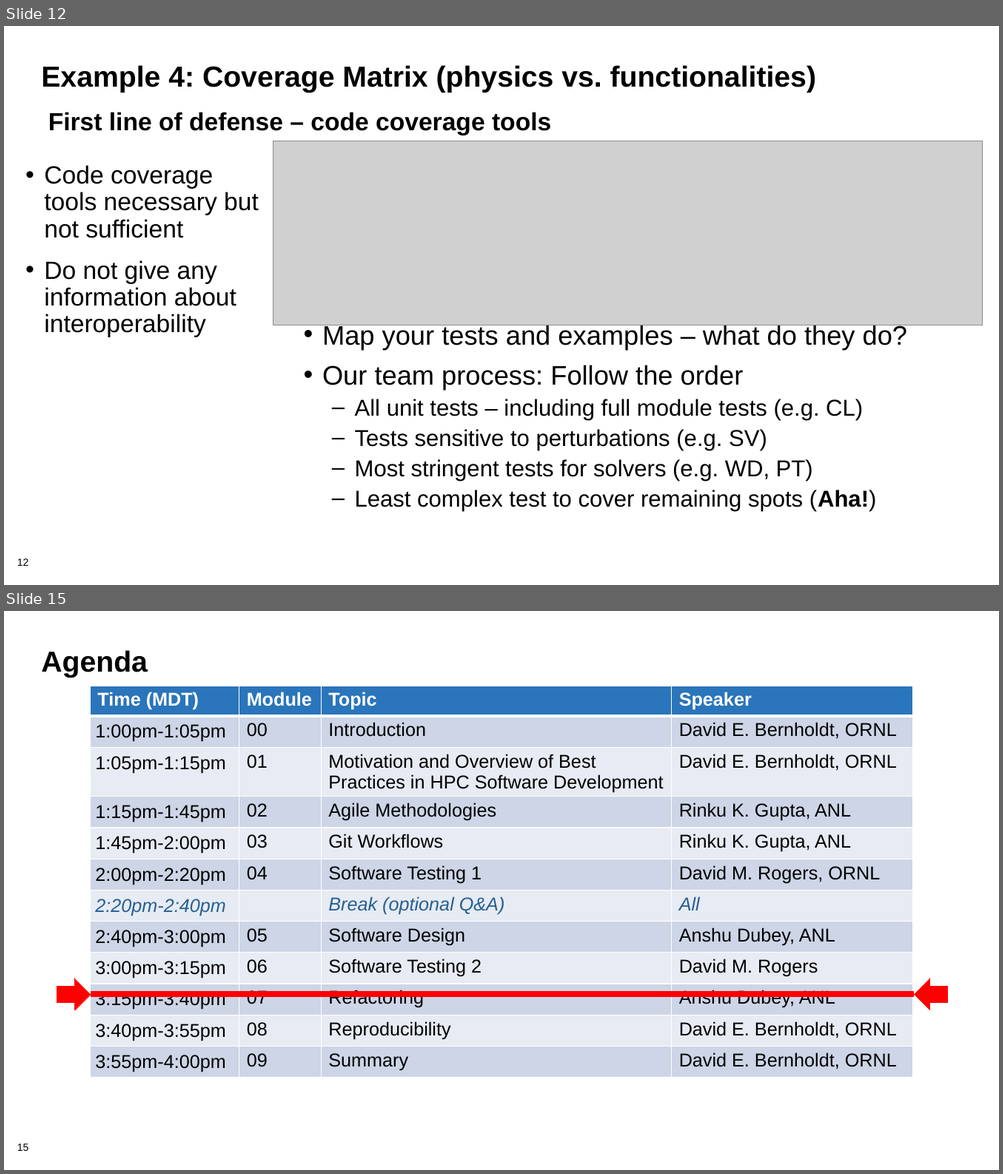
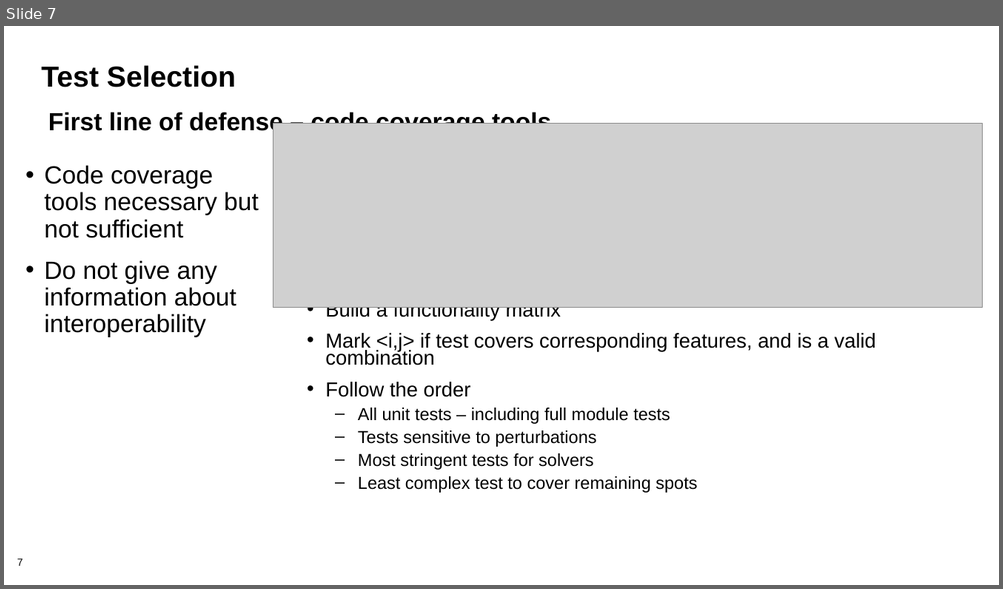
Before and after one commit to bssw-tutorial/presentations, a slide deck: final-presentations/2021-04-12-ecpam/03-testing2.pptx. Shown one above the other, each under a label of ours: slides 12 and 15 before the commit, slide 7 after it; the slides between them are not shown. The pictures are 1003x1174 and 1003x589 pixels, drawn with LibreOffice and Linux fonts; fonts in the diff are those of the drawing; grey boxes stand for pictures; background and template pictures are left out. Boxes give left, top, right and bottom in pixels: in the first picture for what was removed or moved away, otherwise in the second. Text is boxed around its words. In the diff, an @@ line names an element or a change of style, - is before the commit and + after.

```diff
--- a/final-presentations/2021-04-12-ecpam/03-testing2.pptx
+++ b/final-presentations/2021-04-12-ecpam/03-testing2.pptx
@@ slide 15 removed at [4,611,999,1170], background #FFFFFF; not listed: 1 template element that a slide beside it also shows @@
@@ title removed at [41,650,148,678] @@
-Agenda
@@ table removed at [90,686,913,1095], 12 rows, 4 columns @@
-Time (MDT) | Module | Topic | Speaker
-1:00pm-1:05pm | 00 | Introduction | David E. Bernholdt, ORNL
-1:05pm-1:15pm | 01 | Motivation and Overview of Best Practices in HPC Software Development | David E. Bernholdt, ORNL
-1:15pm-1:45pm | 02 | Agile Methodologies | Rinku K. Gupta, ANL
-1:45pm-2:00pm | 03 | Git Workflows | Rinku K. Gupta, ANL
-2:00pm-2:20pm | 04 | Software Testing 1 | David M. Rogers, ORNL
-2:20pm-2:40pm |  | Break (optional Q&A) | All
-2:40pm-3:00pm | 05 | Software Design | Anshu Dubey, ANL
-3:00pm-3:15pm | 06 | Software Testing 2 | David M. Rogers
-3:15pm-3:40pm | 07 | Refactoring | Anshu Dubey, ANL
-3:40pm-3:55pm | 08 | Reproducibility | David E. Bernholdt, ORNL
-3:55pm-4:00pm | 09 | Summary | David E. Bernholdt, ORNL
@@ right arrow removed at [57,979,91,1011] @@
@@ right arrow removed at [913,979,947,1011] @@
@@ line removed from (91, 994) to (913, 994) @@
@@ what was slide 12 is now slide 7 @@
@@ slide 7 changed as well @@
@@ title at [41,65,236,87]: text changed @@
-Example 4: Coverage Matrix (physics vs. functionalities)
+Test Selection
@@ picture: place and size @@
-picture at [273,141,982,325]
+picture at [273,124,982,308]
@@ text at [325,307,876,493]: text changed; size 22.2 to 16.8 pt @@
-• Map your tests and examples – what do they do?
-• Our team process: Follow the order
-  – All unit tests – including full module tests (e.g. CL)
-  – Tests sensitive to perturbations (e.g. SV)
-  – Most stringent tests for solvers (e.g. WD, PT)
-  – Least complex test to cover remaining spots (Aha!)
+• Build a functionality matrix
+• Mark <i,j> if test covers corresponding features, and is a valid combination
+• Follow the order
+  – All unit tests – including full module tests
+  – Tests sensitive to perturbations
+  – Most stringent tests for solvers
+  – Least complex test to cover remaining spots
@@ page number at [17,559,23,566]: text changed @@
-12
+7
```
Also in this commit, not shown: 7 other slides changed, 6 other slides removed, 1 other file.
